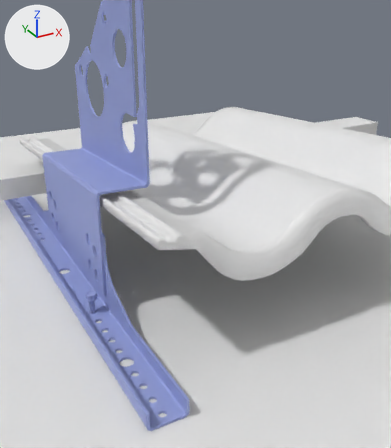
The glTF model Konsol_CWL.glb, before and after one commit.
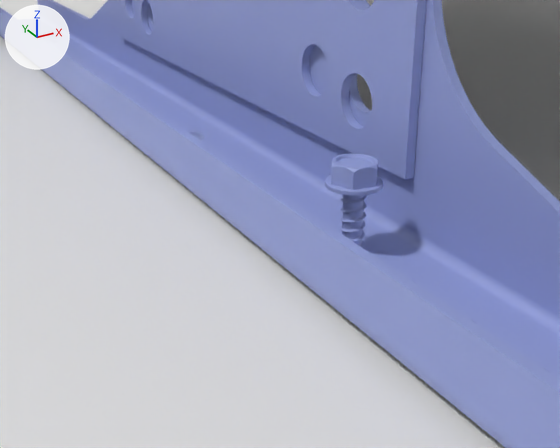
Each version is shown from a 50 mm camera at (-0.2579, -0.4808, 0.2526) aimed at (-0.0564, -0.1145, 0.0695), then close up from a 50 mm camera at (-0.2214, -0.2077, 0.0653) aimed at (-0.157, -0.0906, 0.0067). Arrows for +X, +Y and +Z are at upper left; the lights stay in place. The first two pictures are the older version. Both versions are drawn at frame 96 of the action 'Konsol Move'; the numbers are the values there.

Objects in the first close-up: '410003-2.008', '420073-1', 'Plane', 'Träskruv 4.8x32 HEX'.
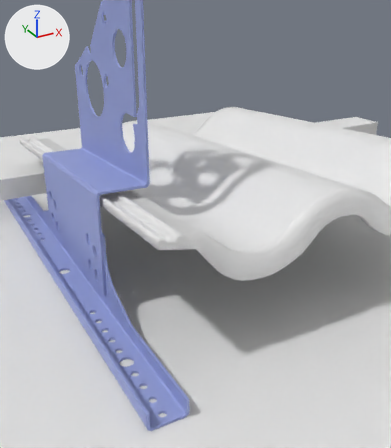
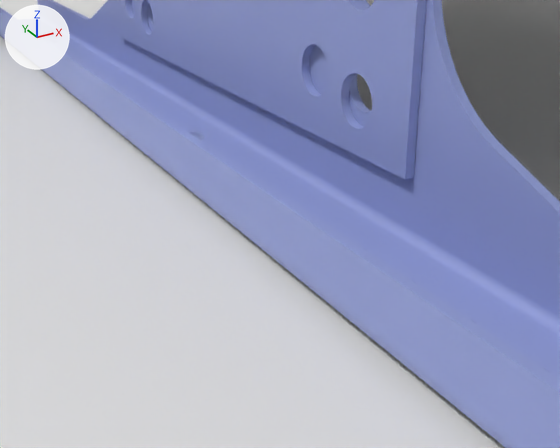
Scene script edits in JSON lines:
```json
{"op": "remove", "block": "ob_träskruv_4_8x32_hex", "code": ["ob_träskruv_4_8x32_hex = bpy.data.objects.new('Träskruv 4.8x32 HEX', me_480006_2)", "ob_träskruv_4_8x32_hex.location = (-0.1467, -0.0995, -0.0198)", "ob_träskruv_4_8x32_hex.rotation_euler = (0.0, 0.0, 3.026)  # degrees (0, 0, 173)"]}
```

Pixel boxes [x1, y1, x2, y2] of what changed, in the close-ups (560 x 448 px):
```json
{"object": "Träskruv 4.8x32 HEX", "change": "deleted", "before": [325, 154, 384, 247], "on screen": "blue"}
```
